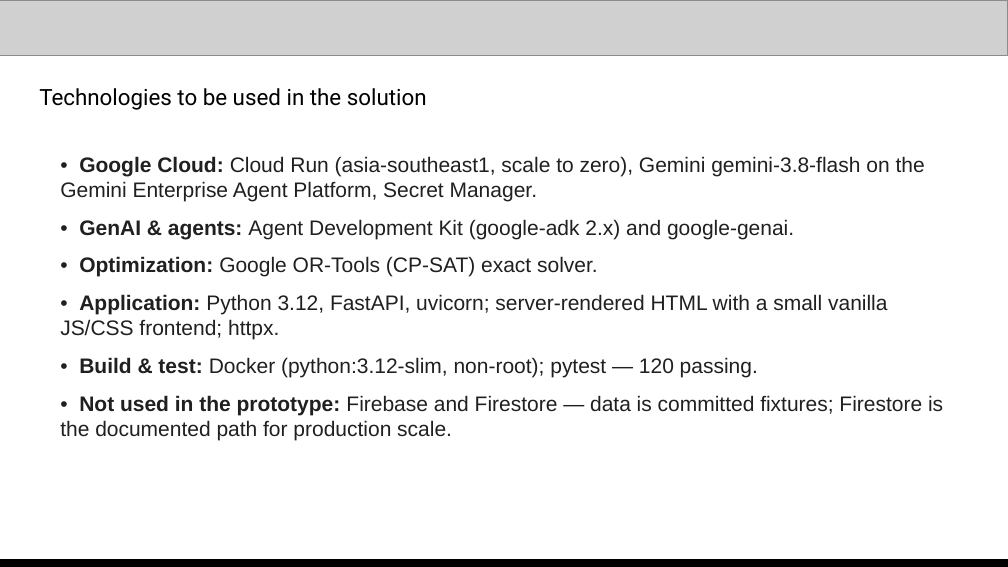
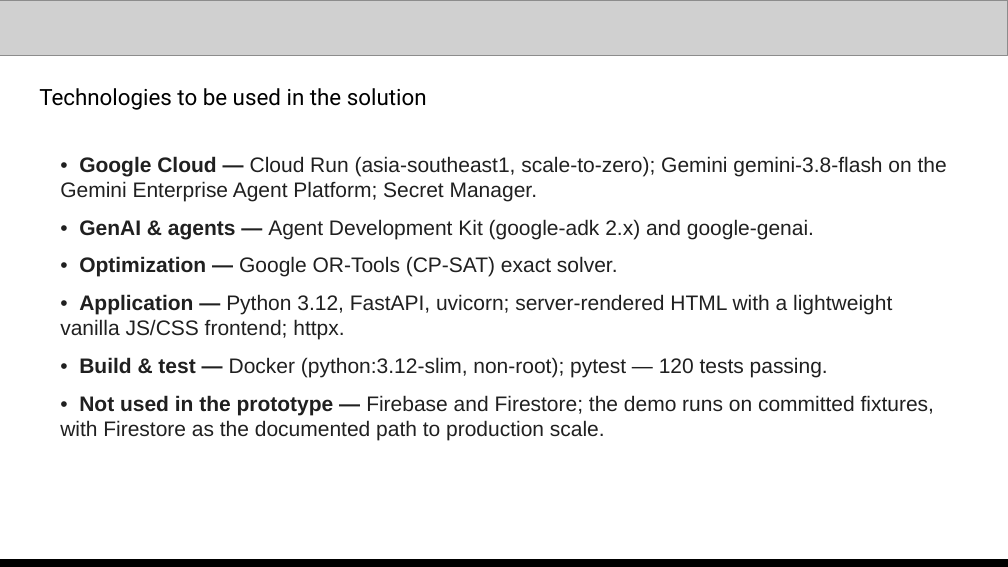
Before and after one commit to nyogendran/savvy-cart-ai, a slide deck: slide 9 of docs/submission/Savvy-Cart-AI-gTaprobane-Submission.pptx. Drawn at 1008x567 pixels with LibreOffice and Linux fonts; fonts in the diff are those of the drawing; grey boxes stand for pictures. Boxes give left, top, right and bottom in pixels: in the first picture for what was removed or moved away, otherwise in the second. Text is boxed around its words. In the diff, an @@ line names an element or a change of style, - is before the commit and + after.

```diff
--- a/docs/submission/Savvy-Cart-AI-gTaprobane-Submission.pptx
+++ b/docs/submission/Savvy-Cart-AI-gTaprobane-Submission.pptx
@@ text at <box>60,156,947,441</box>: text changed @@
-• Google Cloud: Cloud Run (asia-southeast1, scale to zero), Gemini gemini-3.8-flash on the Gemini Enterprise Agent Platform, Secret Manager.
-• GenAI & agents: Agent Development Kit (google-adk 2.x) and google-genai.
-• Optimization: Google OR-Tools (CP-SAT) exact solver.
-• Application: Python 3.12, FastAPI, uvicorn; server-rendered HTML with a small vanilla JS/CSS frontend; httpx.
-• Build & test: Docker (python:3.12-slim, non-root); pytest — 120 passing.
-• Not used in the prototype: Firebase and Firestore — data is committed fixtures; Firestore is the documented path for production scale.
+• Google Cloud — Cloud Run (asia-southeast1, scale-to-zero); Gemini gemini-3.8-flash on the Gemini Enterprise Agent Platform; Secret Manager.
+• GenAI & agents — Agent Development Kit (google-adk 2.x) and google-genai.
+• Optimization — Google OR-Tools (CP-SAT) exact solver.
+• Application — Python 3.12, FastAPI, uvicorn; server-rendered HTML with a lightweight vanilla JS/CSS frontend; httpx.
+• Build & test — Docker (python:3.12-slim, non-root); pytest — 120 tests passing.
+• Not used in the prototype — Firebase and Firestore; the demo runs on committed fixtures, with Firestore as the documented path to production scale.
```
Also in this commit, not shown: 9 other slides changed, 1 other file.
